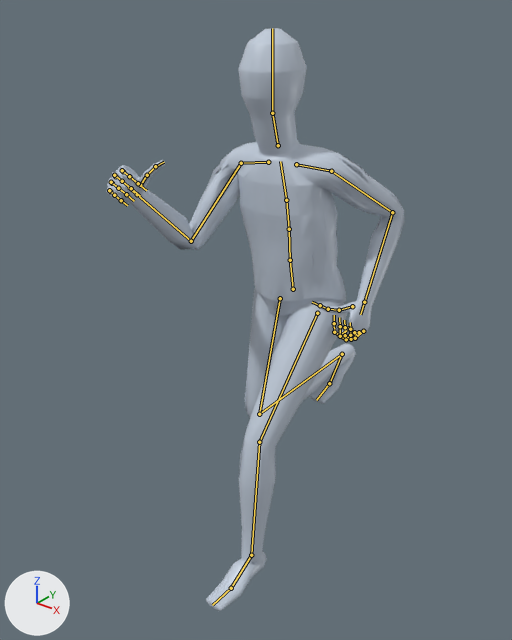
Renders of the glTF model app/assets/anims/Base/sprint.glb from each side of a commit.
One viewpoint serves both versions: a camera (50 mm lens) standing at (1.19, -1.683, 1.818) and looking at (-0.076, -0.101, 0.838). Arrows for +X, +Y and +Z are at lower left; the lights stay in place. The first picture is the older version. Both versions are drawn at frame 2 of the action 'Animation'; the numbers are the values there. The bones that change, and the others that lie on the model, are drawn over the model as lines.

Names of what the first picture shows: 'Body_human_male'.
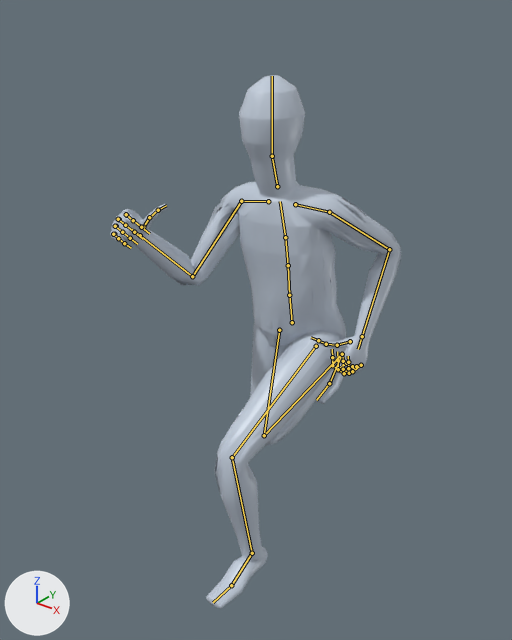
The edits, one by one:
Bone 'mixamorig:Hips' (bone_mixamorig_hips) moves from (0.005, -0.1, 0.001) to (0.005, -0.216, 0.002).
Bone 'mixamorig:LeftUpLeg' (bone_mixamorig_leftupleg) turns from (42, 0, -1) to (64, 0, -1) degrees about its own x, y and z.
Bone 'mixamorig:LeftLeg' (bone_mixamorig_leftleg) turns from (-26, 0, 0) to (-63, 0, 0) degrees about its own x, y and z.
Bone 'mixamorig:LeftFoot' (bone_mixamorig_leftfoot) turns from (-8, -2, 7) to (7, -4, 6) degrees about its own x, y and z.
Bone 'mixamorig:RightUpLeg' (bone_mixamorig_rightupleg) turns from (15, 1, -5) to (10, 1, -7) degrees about its own x, y and z.
Bone 'mixamorig:RightLeg' (bone_mixamorig_rightleg) turns from (-103, 0, 0) to (-114, 0, 0) degrees about its own x, y and z.
Bone 'mixamorig:RightFoot' (bone_mixamorig_rightfoot) turns from (76, -8, -1) to (92, -9, -2) degrees about its own x, y and z.

Boxes (x1, y1, x2, y2) around the edits, measured in the pictures (512 x 640 px):
'Body_human_male', posed (8% shorter): before (107, 28, 405, 611); after (111, 75, 401, 609)
bone 'mixamorig:Hips', root to tip: before (293, 289) to (290, 260); after (292, 322) to (289, 295)
bone 'mixamorig:LeftUpLeg', root to tip: before (317, 313) to (259, 442); after (316, 346) to (232, 457)
bone 'mixamorig:LeftLeg', root to tip: before (259, 442) to (251, 555); after (232, 457) to (252, 553)
bone 'mixamorig:LeftFoot', root to tip: before (251, 555) to (231, 588); after (252, 553) to (231, 585)
bone 'mixamorig:RightUpLeg', root to tip: before (280, 298) to (259, 414); after (279, 330) to (264, 435)
bone 'mixamorig:RightLeg', root to tip: before (259, 414) to (342, 354); after (264, 435) to (342, 354)
